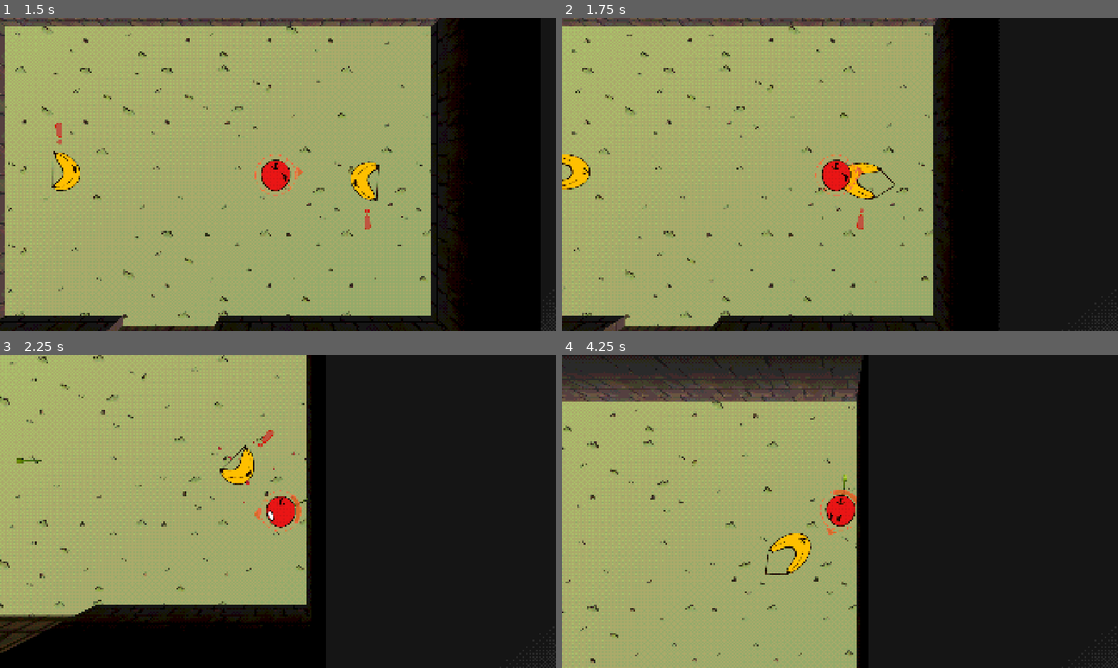
Above: before the commit, frames 1-4 (two rows, left to right).
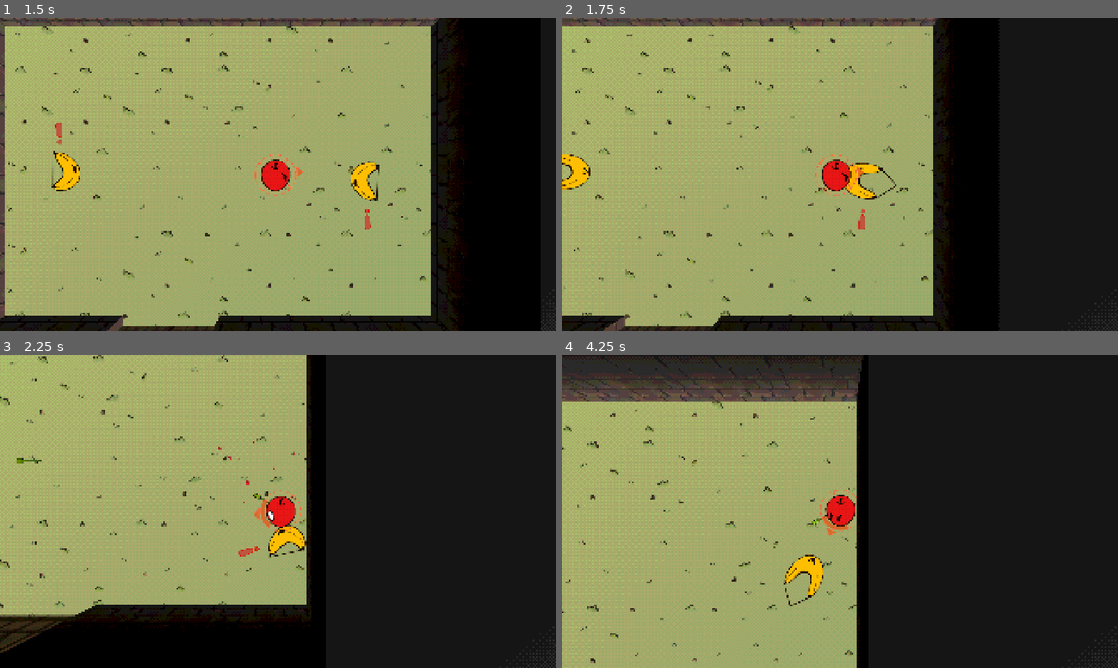
Above: after the commit, the same moments.

Repository: CasualShrub/arrow-head
Game: Godot game, scene res://scenes/ui/main_menu.tscn
The game is run twice, just before and just after one commit, with the same random seed, the same clock (stepped at 60 frames per second) and the same inputs. Sound files missing from this copy of the repository are replaced by a short silence.
Inputs (mouse positions are in pixels of both pictures, inside the frame that each line leads up to):
- Up to frame 1 (1.5 s): click "Play" at 0.5 s; tap Enter at 1.25 s; move the mouse to (400, 158) at 1.27 s; hold D (move_right) from 1.28 s (still down); hold Space (fire) from 1.28 s (still down)
- Up to frame 2 (1.75 s): keep holding D (move_right); keep holding Space (fire)
- Up to frame 3 (2.25 s): move the mouse to (166, 527) at 2.02 s; release D (move_right) at 2.03 s; release Space (fire) at 2.03 s; hold S (move_down) from 2.03 s (still down); tap R at 2.1 s
- Up to frame 4 (4.25 s): move the mouse to (895, 442) at 2.77 s; release S (move_down) at 2.78 s; hold D (move_right) 2.78-3.53 s; hold Space (fire) 2.78-3.53 s; move the mouse to (812, 574) at 3.52 s; hold W (move_up) from 3.53 s (still down); tap R at 3.6 s

Frame 1 is identical in both runs. In frame 2, 0.2% of the frame differs, in the area x 50-61%, y 46-68%; in frame 3, 1.1%, in the area x 39-56%, y 24-65%; in frame 4, 1.1%.

Commit message:
fix enemies going through walls

Diff:
--- a/scenes/enemies/enemy.tscn
+++ b/scenes/enemies/enemy.tscn
@@ -57,7 +57,7 @@
 
 [node name="Enemy" type="CharacterBody3D" unique_id=71488470 node_paths=PackedStringArray("health", "sus")]
 collision_layer = 8
-collision_mask = 9
+collision_mask = 13
 motion_mode = 1
 script = ExtResource("1_7p1mj")
 health = NodePath("Health")
--- a/scenes/levels/level_2.tscn
+++ b/scenes/levels/level_2.tscn
@@ -22,17 +22,10 @@
 is_boss_level = null
 music_track = "Lvl_2_3"
 
-[node name="SubViewport" parent="SubViewportContainer" parent_id_path=PackedInt32Array(506783396) index="0" unique_id=1083906358]
-size = Vector2i(1920, 1080)
-
 [node name="Player" parent="SubViewportContainer/SubViewport/World" parent_id_path=PackedInt32Array(1589957074) index="0" unique_id=508579643]
 transform = Transform3D(1, 0, 0, 0, 1, 0, 0, 0, 1, 18.24202, 0, 25.049774)
-dash_time = 0.0
-dash_cooldown = 0.0
-sector_count = 0
 sector_centered = false
 sector_radius = 0.0
-eyes_hit_time = 0.36
 burn_spin_speed = 24.0
 
 [node name="archer2" parent="SubViewportContainer/SubViewport/World/Enemies" parent_id_path=PackedInt32Array(1185931971) index="0" unique_id=71488470 instance=ExtResource("5_l37oo")]
@@ -60,9 +53,6 @@
 transform = Transform3D(1, 0, 0, 0, -4.371139e-08, 1, 0, -1, -4.371139e-08, 18.24202, 3.7000048, 25.049774)
 
 [node name="Floor" parent="SubViewportContainer/SubViewport/World" parent_id_path=PackedInt32Array(1589957074) index="5" unique_id=1674034061]
-use_collision = true
-collision_layer = 16
-collision_mask = 0
 material = ExtResource("8_floor")
 script = null
 
@@ -158,7 +148,7 @@
 
 [node name="Enemy" parent="SubViewportContainer/SubViewport/World/Walls2" index="4" unique_id=893105182 instance=ExtResource("9_3p04p")]
 transform = Transform3D(-0.38260564, 0, -0.92391175, 0, 1, 0, 0.92391175, 0, -0.38260564, 14.9575205, 0, 23.711275)
-alwayds_alert = false
+collision_mask = 9
 
 [editable path="SubViewportContainer/SubViewport/World/Enemies/archer2"]
 [editable path="SubViewportContainer/SubViewport/World/Enemies/frost"]
--- a/scenes/levels/level_3.tscn
+++ b/scenes/levels/level_3.tscn
@@ -21,9 +21,6 @@
 [node name="Encounter3" unique_id=571267862 instance=ExtResource("1_o8c3j")]
 music_track = "Lvl_2_3"
 
-[node name="SubViewport" parent="SubViewportContainer" parent_id_path=PackedInt32Array(506783396) index="0" unique_id=1083906358]
-size = Vector2i(1920, 1080)
-
 [node name="Player" parent="SubViewportContainer/SubViewport/World" parent_id_path=PackedInt32Array(1589957074) index="0" unique_id=508579643]
 transform = Transform3D(1, 0, 0, 0, 1, 0, 0, 0, 1, 4.7206564, 0, 34.657932)
 
@@ -32,6 +29,7 @@
 
 [node name="spray3" parent="SubViewportContainer/SubViewport/World/Enemies" parent_id_path=PackedInt32Array(1185931971) index="1" unique_id=573974390 instance=ExtResource("5_pimnq")]
 transform = Transform3D(-0.9999976, 0, 0.0021771493, 0, 1, 0, -0.0021771493, 0, -0.9999976, 19.359884, 0, 15.086241)
+collision_mask = 9
 
 [node name="blueberry" parent="SubViewportContainer/SubViewport/World/Enemies" parent_id_path=PackedInt32Array(1185931971) index="2" unique_id=1259269854 instance=ExtResource("6_pimnq")]
 transform = Transform3D(1, 0, 0, 0, 1, 0, 0, 0, 1, 12.109353, 0, 14.87825)
--- a/scenes/levels/level_5.tscn
+++ b/scenes/levels/level_5.tscn
@@ -40,19 +40,16 @@
 
 [node name="Enemy5" parent="SubViewportContainer/SubViewport/World/Enemies" parent_id_path=PackedInt32Array(1185931971) index="4" unique_id=940029620 instance=ExtResource("5_fi56y")]
 transform = Transform3D(1, 0, 0, 0, 1, 0, 0, 0, 1, 25.038548, 0, 23.936077)
-alwayds_alert = false
 combat_speed = 0.0
 combat_strafe_speed = 0.0
 
 [node name="Enemy6" parent="SubViewportContainer/SubViewport/World/Enemies" parent_id_path=PackedInt32Array(1185931971) index="5" unique_id=270433667 instance=ExtResource("5_fi56y")]
 transform = Transform3D(1, 0, 0, 0, 1, 0, 0, 0, 1, 25.038548, 0, 6.0227203)
-alwayds_alert = false
 combat_speed = 0.0
 combat_strafe_speed = 0.0
 
 [node name="Enemy7" parent="SubViewportContainer/SubViewport/World/Enemies" parent_id_path=PackedInt32Array(1185931971) index="6" unique_id=857749278 instance=ExtResource("5_fi56y")]
 transform = Transform3D(-0.040849328, 0, -0.9991653, 0, 1, 0, 0.9991653, 0, -0.040849328, 17.55699, 0, 13.493114)
-alwayds_alert = false
 combat_speed = 0.0
 combat_strafe_speed = 0.0
 
--- a/scripts/enemy.gd
+++ b/scripts/enemy.gd
@@ -61,7 +61,6 @@
 @onready var _ray_forward: RayCast3D = %RayForward
 
 var _dead := false
-var _aiming := false
 var _movement_pattern: Dictionary[float, Vector3] = {}
 var _movement_pattern_start: float
 
@@ -301,7 +300,8 @@
 		move -= right
 
 	if move.length() > 0.001:
-		global_position += move.normalized() * combat_speed * dt
+		velocity = move.normalized() * combat_speed
+		move_and_slide()
 
 	look_at(player.global_position)
 
